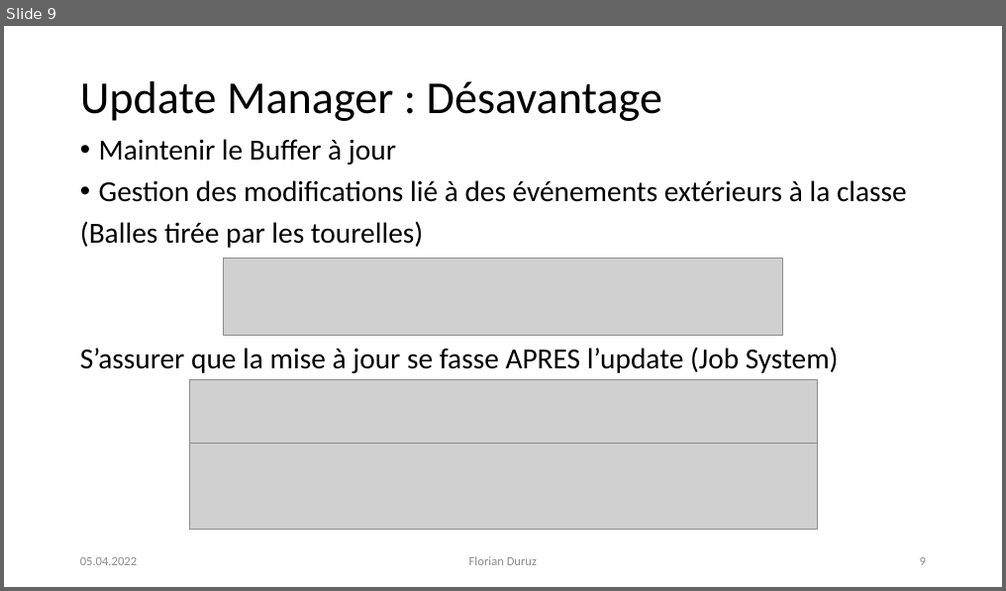
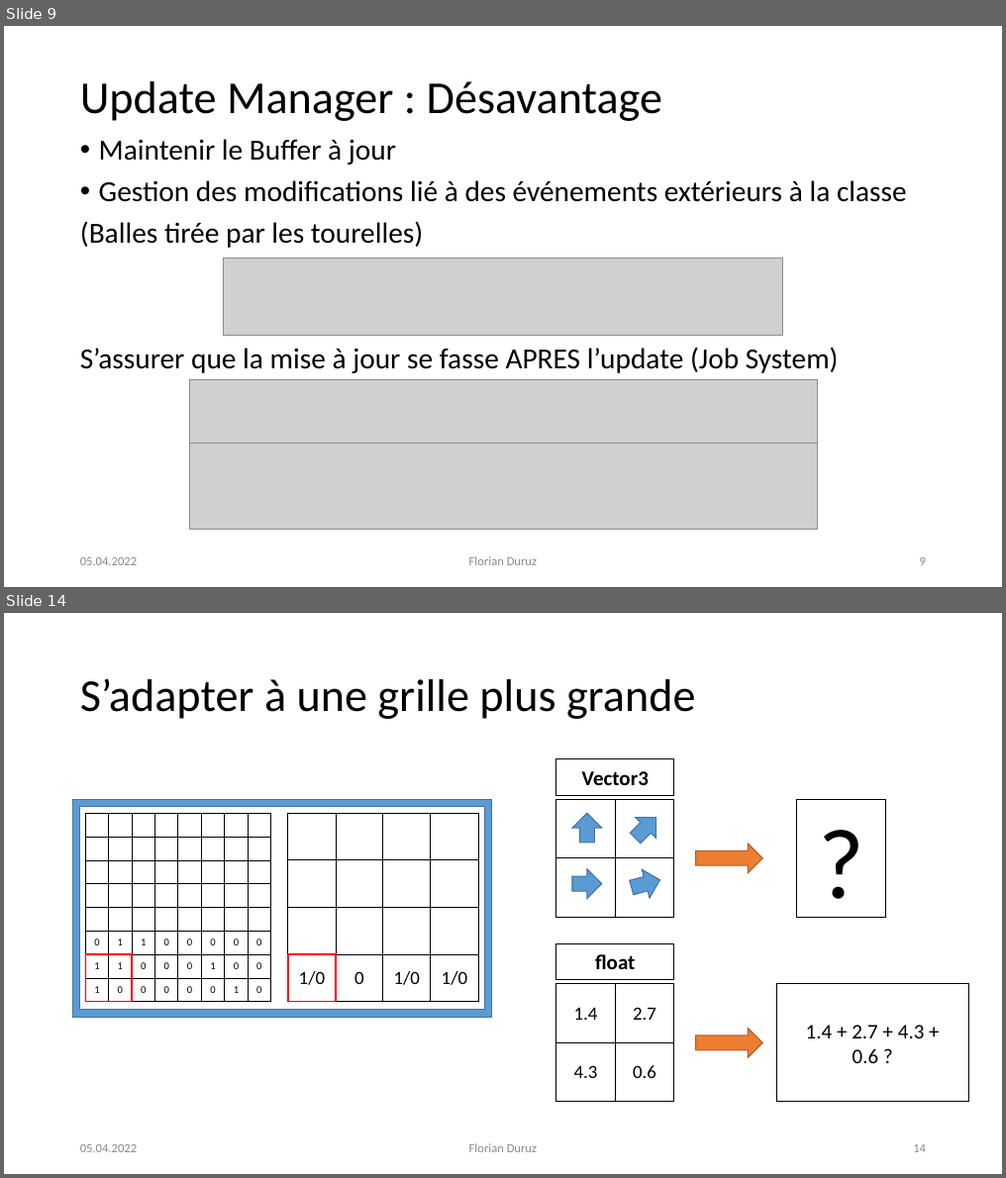
Before and after one commit to Cat-du-Fromage/KaizerWald_TowerDefense, a slide deck: Documentation/DefensePresentation.pptx. Shown one above the other, each under a label of ours: slide 9 before the commit, slides 9 and 14 after it; the slides between them are not shown. The pictures are 1006x591 and 1006x1178 pixels, drawn with LibreOffice and Linux fonts; fonts in the diff are those of the drawing; grey boxes stand for pictures. Boxes give left, top, right and bottom in pixels: in the first picture for what was removed or moved away, otherwise in the second. Text is boxed around its words. In the diff, an @@ line names an element or a change of style, - is before the commit and + after.

```diff
--- a/Documentation/DefensePresentation.pptx
+++ b/Documentation/DefensePresentation.pptx
@@ slide 14 added at (4, 613, 1002, 1174), background #FFFFFF @@
@@ title added at (80, 678, 695, 719), 44 pt, text #000000 @@
+S’adapter à une grille plus grande
@@ rectangle added at (556, 759, 674, 796), fill #FFFFFF, outline #000000 1 pt, 20 pt, text #000000, bold @@
+Vector3
@@ frame added at (73, 799, 492, 1017), fill #5B9BD5, outline #43739E 1 pt @@
@@ table added at (85, 814, 271, 1002), 8 rows, 8 columns @@
+ |  |  |  |  |  |  | 
+ |  |  |  |  |  |  | 
+ |  |  |  |  |  |  | 
+ |  |  |  |  |  |  | 
+ |  |  |  |  |  |  | 
+0 | 1 | 1 | 0 | 0 | 0 | 0 | 0
+1 | 1 | 0 | 0 | 0 | 1 | 0 | 0
+1 | 0 | 0 | 0 | 0 | 0 | 1 | 0
@@ table added at (288, 814, 478, 1002), 4 rows, 4 columns @@
+ |  |  | 
+ |  |  | 
+ |  |  | 
+1/0 | 0 | 1/0 | 1/0
@@ table added at (556, 799, 675, 917), 2 rows, 2 columns @@
+ | 
+ | 
@@ up arrow added at (572, 814, 601, 843), fill #5B9BD5, outline #43739E 1 pt @@
@@ up arrow added at (626, 808, 666, 849), fill #5B9BD5, outline #43739E 1 pt @@
@@ rectangle added at (796, 799, 886, 917), fill #FFFFFF, outline #000000 1 pt, 96 pt, text #000000 @@
+?
@@ up arrow added at (696, 844, 762, 872), fill #ED7D31, outline #AF5C24 1 pt @@
@@ up arrow added at (572, 869, 601, 898), fill #5B9BD5, outline #43739E 1 pt @@
@@ up arrow added at (628, 865, 663, 901), fill #5B9BD5, outline #43739E 1 pt @@
@@ frame added at (85, 955, 133, 1001), fill #FF0000, outline #FF0000 1 pt @@
@@ frame added at (288, 955, 336, 1001), fill #FF0000, outline #FF0000 1 pt @@
@@ rectangle added at (556, 944, 674, 980), fill #FFFFFF, outline #000000 1 pt, 20 pt, text #000000, bold @@
+float
@@ table added at (556, 984, 675, 1102), 2 rows, 2 columns @@
+1.4 | 2.7
+4.3 | 0.6
@@ rectangle added at (776, 984, 968, 1102), fill #FFFFFF, outline #000000 1 pt, 20 pt, text #000000 @@
+1.4 + 2.7 + 4.3 + 0.6 ?
@@ up arrow added at (696, 1029, 762, 1058), fill #ED7D31, outline #AF5C24 1 pt @@
@@ text added at (80, 1145, 137, 1153), 12 pt, text #8C8C8C @@
+05.04.2022
@@ text added at (469, 1144, 537, 1153), 12 pt, text #8C8C8C @@
+Florian Duruz
@@ page number added at (913, 1145, 926, 1153), 12 pt, text #8C8C8C @@
+14
```
Also in this commit, not shown: 6 slides changed, 1 other slide added.
